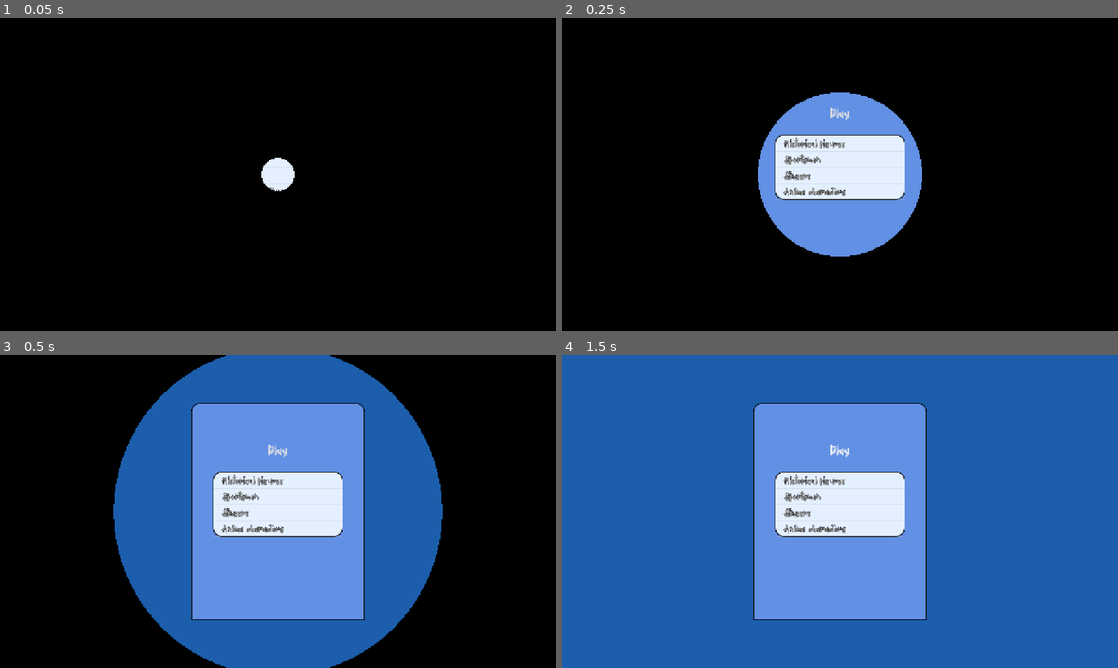
Above: before the commit, frames 1-4 (two rows, left to right).
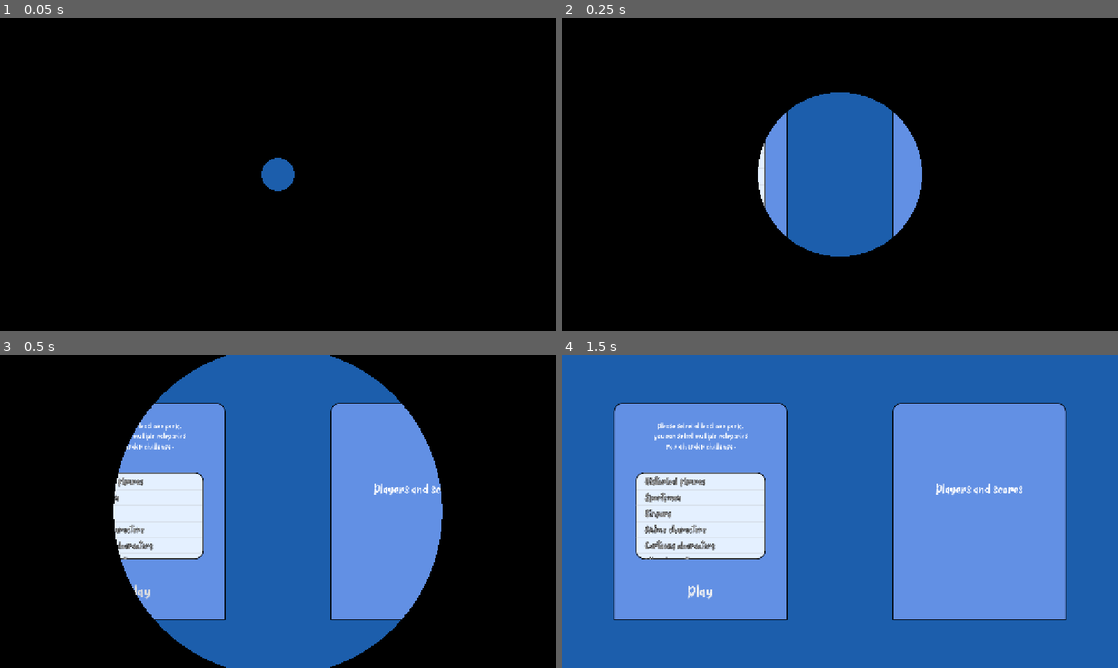
Above: after the commit, the same moments.

Repository: Haydara1/Heads-Up
Game: Godot game, scene res://scenes/connected_lobby.tscn
Same seed, same stepped clock (60 frames per second), same inputs: the game is played once before the commit and once after it. This scene is started directly instead of the project's main scene.
Inputs:
- Up to frame 1 (0.05 s): no input
- Up to frame 2 (0.25 s): no input
- Up to frame 3 (0.5 s): no input
- Up to frame 4 (1.5 s): click "Play" at 0.5 s; click "Play" at 1.25 s

The runs differ from the first frame. In frame 1, 0.5% of the frame differs, in the area x 47-53%, y 44-56%; in frame 2, 10%; in frame 3, 31%; in frame 4, 50%, in the area x 9-91%, y 15-85%.

Commit message:
Reordered ui in lobby

Diff:
--- a/scenes/connected_lobby.tscn
+++ b/scenes/connected_lobby.tscn
@@ -27,45 +27,79 @@
 grow_vertical = 2
 color = Color(0.10980392, 0.36862746, 0.6745098, 1)
 
-[node name="CenterContainer" type="CenterContainer" parent="." unique_id=1925690486]
+[node name="HBoxContainer" type="HBoxContainer" parent="." unique_id=1813443454]
 layout_mode = 1
 anchors_preset = 15
 anchor_right = 1.0
 anchor_bottom = 1.0
 grow_horizontal = 2
 grow_vertical = 2
+theme_override_constants/separation = 4
 
-[node name="PanelContainer" type="PanelContainer" parent="CenterContainer" unique_id=2116444896]
+[node name="LeftContainer" type="CenterContainer" parent="HBoxContainer" unique_id=1493025353]
+layout_mode = 2
+size_flags_horizontal = 6
+
+[node name="PanelContainer" type="PanelContainer" parent="HBoxContainer/LeftContainer" unique_id=1586893290]
 custom_minimum_size = Vector2(400, 500)
 layout_mode = 2
 
-[node name="VBoxContainer" type="VBoxContainer" parent="CenterContainer" unique_id=503336048]
+[node name="VBoxContainer" type="VBoxContainer" parent="HBoxContainer/LeftContainer" unique_id=73176567]
+layout_mode = 2
+theme_override_constants/separation = 50
+
+[node name="PackLabel" type="Label" parent="HBoxContainer/LeftContainer/VBoxContainer" unique_id=157274181]
+layout_mode = 2
+theme_override_font_sizes/font_size = 20
+text = "Please select at least one pack,
+ you can select multiple categories
+ for a harder challenge."
+horizontal_alignment = 1
+vertical_alignment = 1
+
+[node name="PackList" type="ItemList" parent="HBoxContainer/LeftContainer/VBoxContainer" unique_id=2049872983]
+custom_minimum_size = Vector2(300, 200)
+layout_mode = 2
+theme_override_font_sizes/font_size = 24
+select_mode = 2
+
+[node name="PlayButton" type="Button" parent="HBoxContainer/LeftContainer/VBoxContainer" unique_id=2037741573]
+layout_mode = 2
+theme_override_font_sizes/font_size = 40
+text = "Play
+"
+flat = true
+
+[node name="RightContainer" type="CenterContainer" parent="HBoxContainer" unique_id=1925690486]
+layout_mode = 2
+size_flags_horizontal = 6
+
+[node name="PanelContainer" type="PanelContainer" parent="HBoxContainer/RightContainer" unique_id=2116444896]
+custom_minimum_size = Vector2(400, 500)
+layout_mode = 2
+
+[node name="VBoxContainer" type="VBoxContainer" parent="HBoxContainer/RightContainer" unique_id=503336048]
 custom_minimum_size = Vector2(200, 0)
 layout_mode = 2
 theme_override_constants/separation = 30
 
-[node name="PlayButton" type="Button" parent="CenterContainer/VBoxContainer" unique_id=2037741573]
+[node name="ScoreLabel" type="Label" parent="HBoxContainer/RightContainer/VBoxContainer" unique_id=1554313020]
 layout_mode = 2
+size_flags_vertical = 2
 theme_override_font_sizes/font_size = 32
-text = "Play
-"
-flat = true
+text = "Players and scores"
+horizontal_alignment = 1
+vertical_alignment = 1
 
-[node name="PackList" type="ItemList" parent="CenterContainer/VBoxContainer" unique_id=2049872983]
-custom_minimum_size = Vector2(300, 150)
-layout_mode = 2
-theme_override_font_sizes/font_size = 24
-select_mode = 2
-
-[node name="StatusLabel" type="Label" parent="CenterContainer/VBoxContainer" unique_id=52078235]
-layout_mode = 2
-theme_override_font_sizes/font_size = 20
-
-[node name="PlayersLabel" type="Label" parent="CenterContainer/VBoxContainer" unique_id=1651115392]
+[node name="PlayersLabel" type="Label" parent="HBoxContainer/RightContainer/VBoxContainer" unique_id=1651115392]
 layout_mode = 2
 theme_override_font_sizes/font_size = 24
 horizontal_alignment = 1
 vertical_alignment = 1
+
+[node name="StatusLabel" type="Label" parent="HBoxContainer/RightContainer/VBoxContainer" unique_id=52078235]
+layout_mode = 2
+theme_override_font_sizes/font_size = 20
 
 [node name="CircleTransition" type="ColorRect" parent="." unique_id=143299835]
 visible = false
@@ -79,4 +113,4 @@
 mouse_filter = 2
 color = Color(0, 0, 0, 1)
 
-[connection signal="pressed" from="CenterContainer/VBoxContainer/PlayButton" to="." method="_on_start_button_pressed"]
+[connection signal="pressed" from="HBoxContainer/LeftContainer/VBoxContainer/PlayButton" to="." method="_on_start_button_pressed"]
--- a/scripts/connected_lobby.gd
+++ b/scripts/connected_lobby.gd
@@ -1,10 +1,10 @@
 
 extends Control
 
-@onready var status_label: Label = $CenterContainer/VBoxContainer/StatusLabel
-@onready var players_label: Label = $CenterContainer/VBoxContainer/PlayersLabel
-@onready var play_button: Button = $CenterContainer/VBoxContainer/PlayButton
-@onready var pack_list : ItemList = $CenterContainer/VBoxContainer/PackList
+@onready var status_label: Label = $HBoxContainer/RightContainer/VBoxContainer/StatusLabel
+@onready var players_label: Label = $HBoxContainer/RightContainer/VBoxContainer/PlayersLabel
+@onready var play_button: Button = $HBoxContainer/LeftContainer/VBoxContainer/PlayButton
+@onready var pack_list : ItemList = $HBoxContainer/LeftContainer/VBoxContainer/PackList
 
 @onready var circleTransition: ColorRect = $CircleTransition
 
